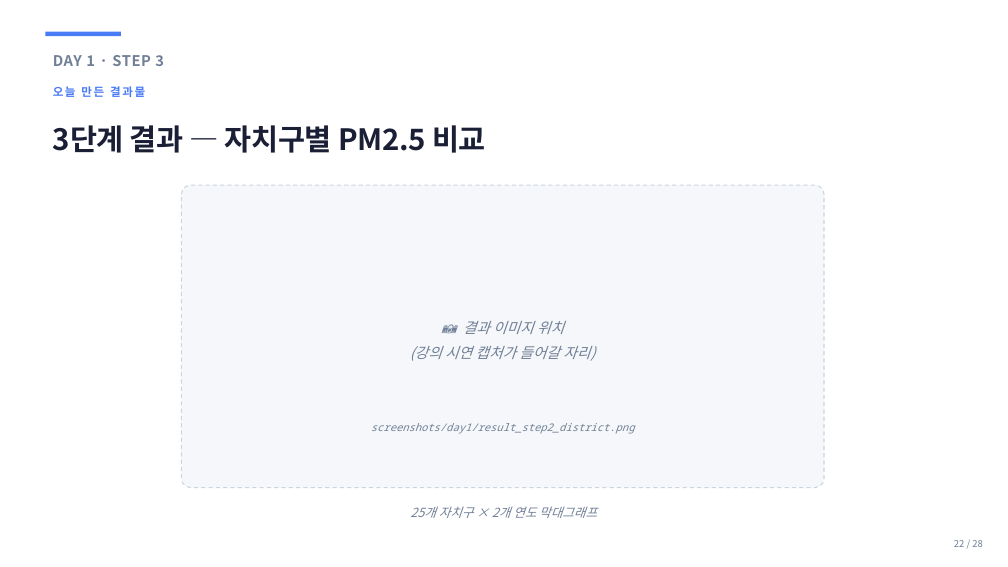
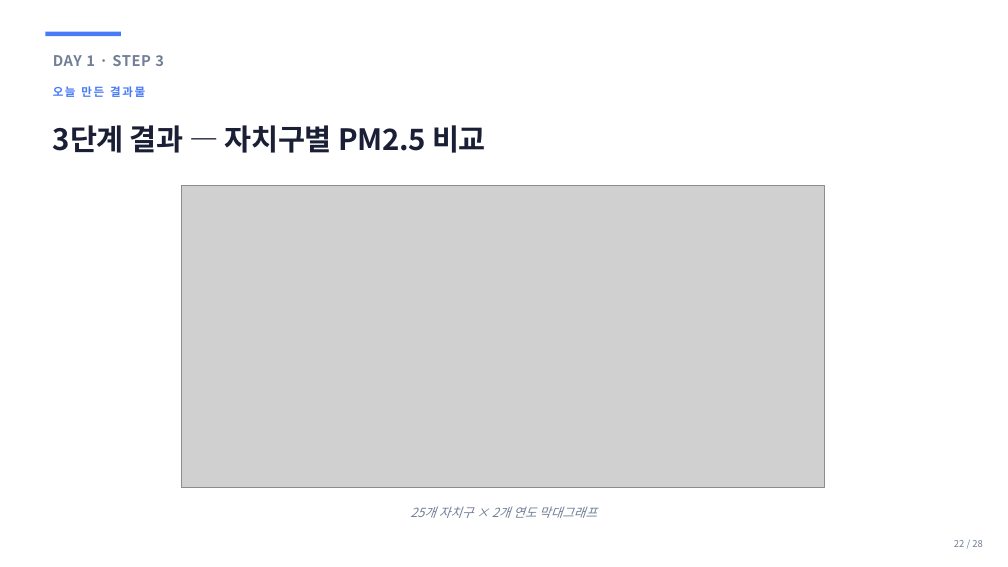
Before and after one commit to sujinpark-datapopcorn/inflearn_ccd_challenge, a slide deck: slide 22 of ppt/b2g_day1_setup.pptx. Drawn at 1008x567 pixels with LibreOffice and Linux fonts; fonts in the diff are those of the drawing; grey boxes stand for pictures. Boxes give left, top, right and bottom in pixels: in the first picture for what was removed or moved away, otherwise in the second. Text is boxed around its words. In the diff, an @@ line names an element or a change of style, - is before the commit and + after.

```diff
--- a/ppt/b2g_day1_setup.pptx
+++ b/ppt/b2g_day1_setup.pptx
@@ rounded rectangle removed at (x1=181, y1=185, x2=824, y2=488) @@
@@ picture added at (x1=181, y1=185, x2=824, y2=488) @@
@@ text removed at (x1=410, y1=321, x2=595, y2=361) @@
-📷 결과 이미지 위치
-(강의 시연 캡처가 들어갈 자리)
@@ text removed at (x1=371, y1=423, x2=635, y2=434) @@
-screenshots/day1/result_step2_district.png
```
Also in this commit, not shown: 13 other slides changed, 2 slides added, 2 slides removed, 8 other files.
